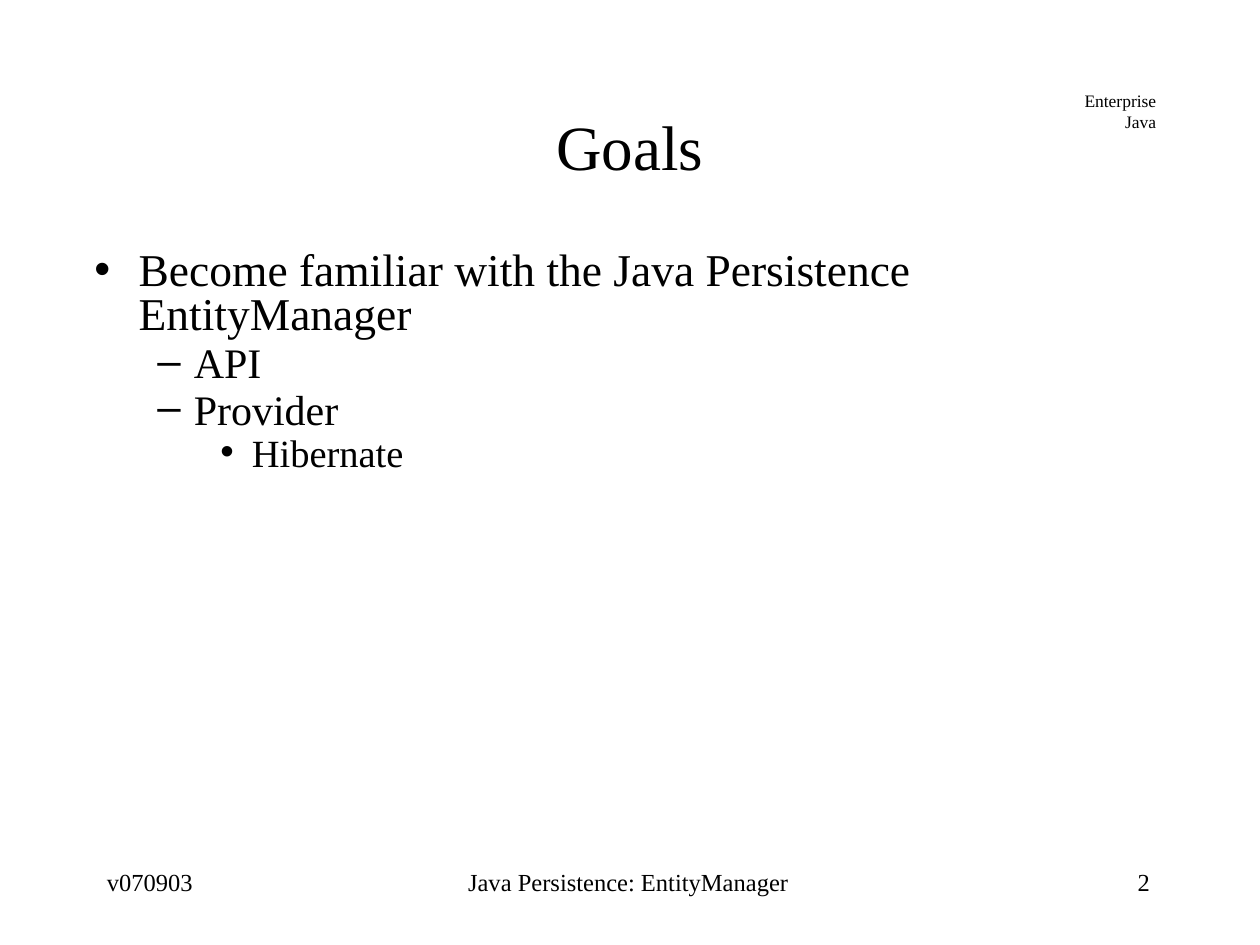
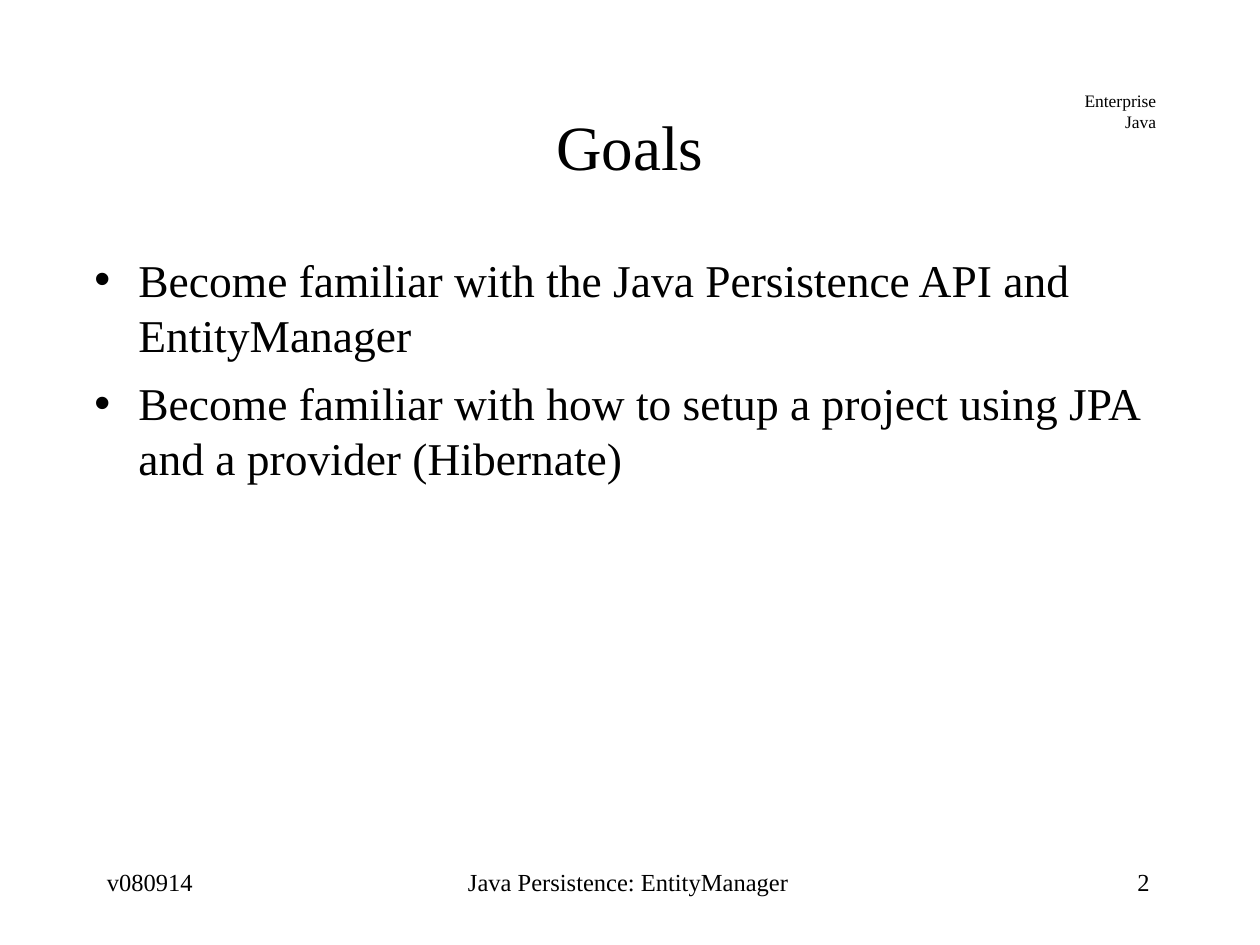
Before and after one commit to jcstaff/ejava-javaee, a slide deck: slide 2 of jpaDAO/src/site/resources/lectures/entityMgr.ppt. Drawn at 1260x945 pixels with LibreOffice and Linux fonts; fonts in the diff are those of the drawing. Boxes give left, top, right and bottom in pixels: in the first picture for what was removed or moved away, otherwise in the second. Text is boxed around its words. In the diff, an @@ line names an element or a change of style, - is before the commit and + after.

```diff
--- a/jpaDAO/src/site/resources/lectures/entityMgr.ppt
+++ b/jpaDAO/src/site/resources/lectures/entityMgr.ppt
@@ text at [138, 265, 1141, 484]: text changed @@
-• Become familiar with the Java Persistence EntityManager
-  – API
-  – Provider
-    • Hibernate
+• Become familiar with the Java Persistence API and EntityManager
+• Become familiar with how to setup a project using JPA and a provider (Hibernate)
@@ text at [107, 874, 193, 892]: text changed @@
-v070903
+v080914
```
Also in this commit, not shown: 37 other slides changed, 12 slides added, 4 slides removed, 32 other files.
